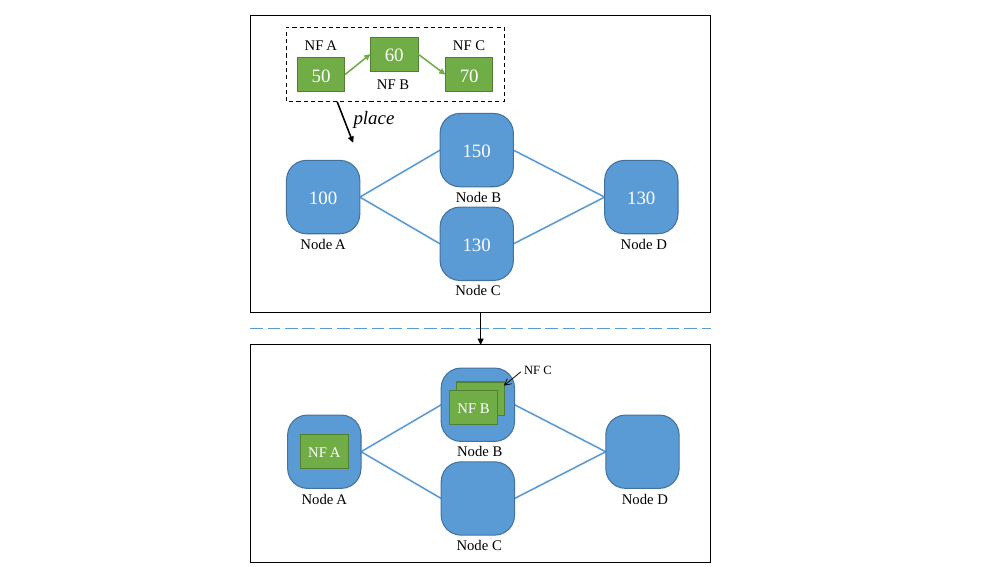
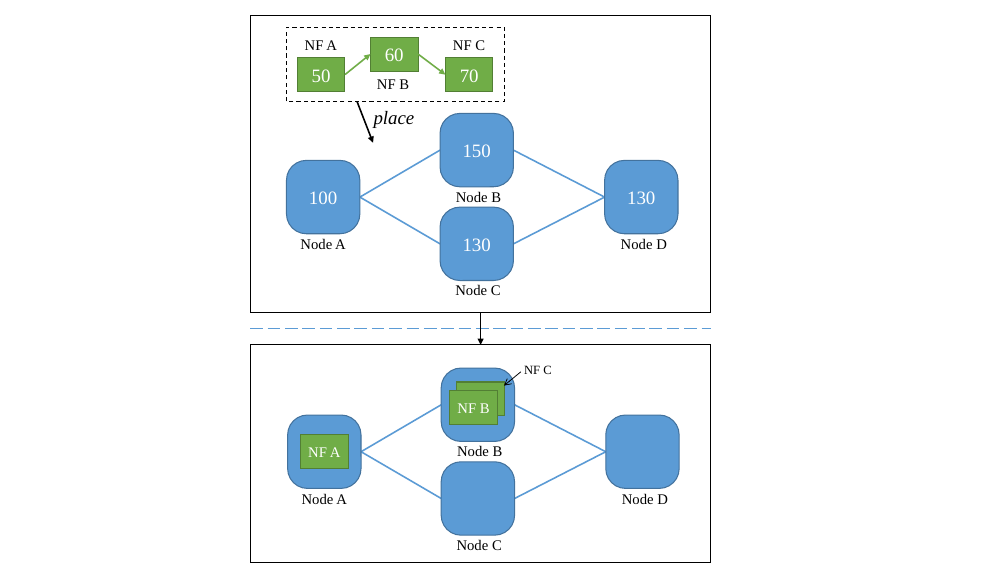
Before and after one commit to fnrg-nfv/flexchain, a slide deck: slide 1 of docs/Figure2.pptx. Drawn at 1008x567 pixels with LibreOffice and Linux fonts; fonts in the diff are those of the drawing. Boxes give left, top, right and bottom in pixels: in the first picture for what was removed or moved away, otherwise in the second. Text is boxed around its words. In the diff, an @@ line names an element or a change of style, - is before the commit and + after.

```diff
--- a/docs/Figure2.pptx
+++ b/docs/Figure2.pptx
@@ arrow moved from (337, 102) - (353, 143) to (357, 102) - (373, 143) @@
@@ text "place": place and size @@
-text "place" at (354,111,395,128)
+text "place" at (374,111,415,128)
```
Also in this commit, not shown: 6 other files.
